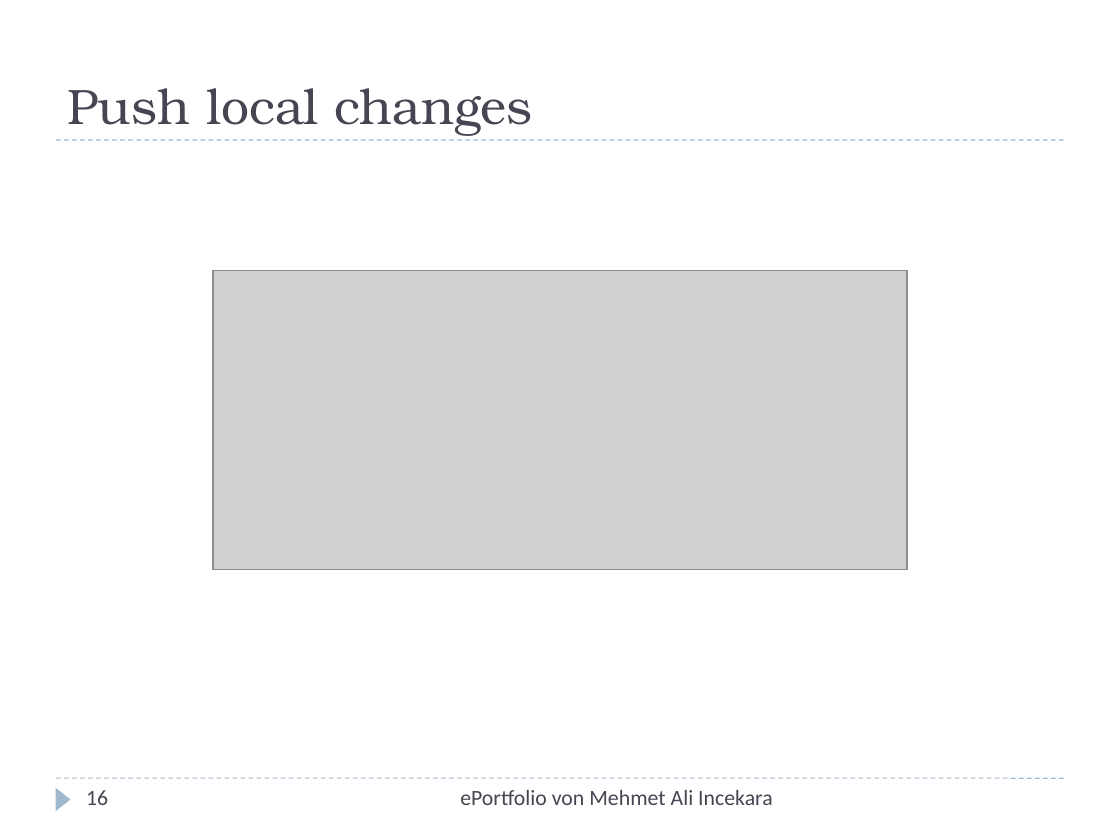
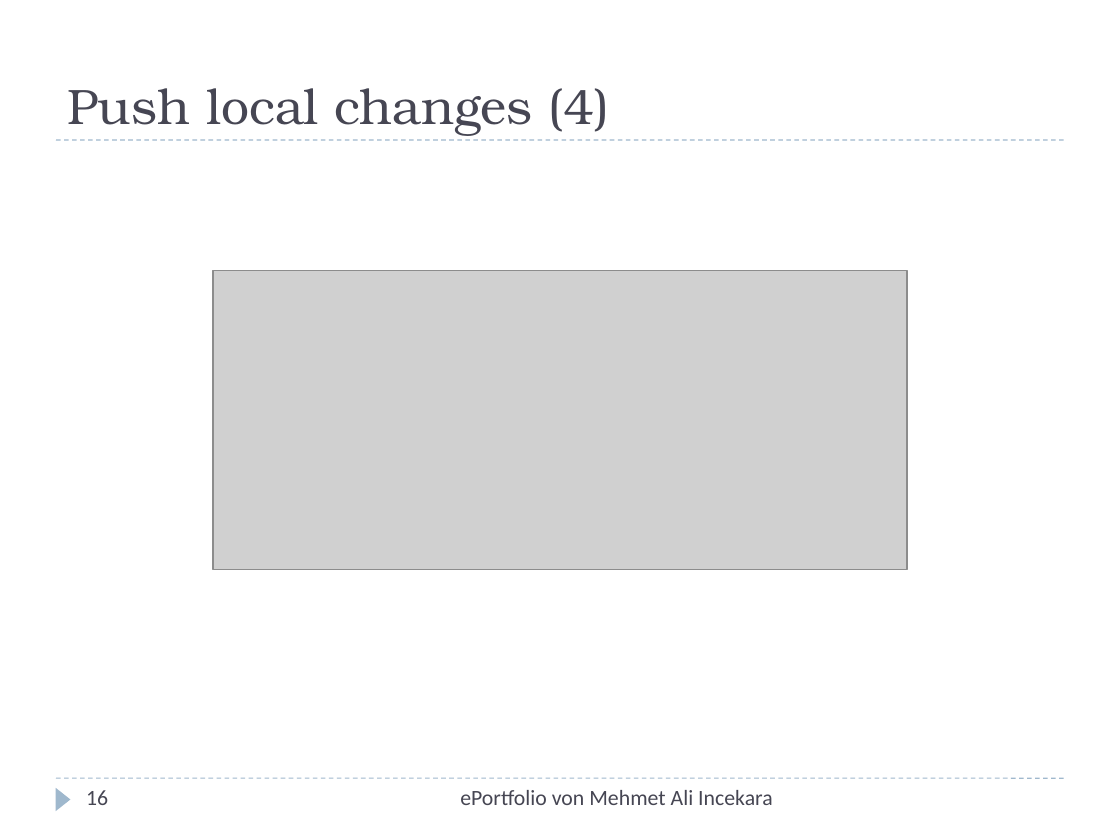
Before and after one commit to xnappy/ePortfolio, a slide deck: slide 16 of Tutorial.pptx. Drawn at 1120x840 pixels with LibreOffice and Linux fonts; fonts in the diff are those of the drawing; grey boxes stand for pictures. Boxes give left, top, right and bottom in pixels: in the first picture for what was removed or moved away, otherwise in the second. Text is boxed around its words. In the diff, an @@ line names an element or a change of style, - is before the commit and + after.

```diff
--- a/Tutorial.pptx
+++ b/Tutorial.pptx
@@ title at <box>67,88,609,136</box>: text changed @@
-Push local changes
+Push local changes (4)
```
Also in this commit, not shown: 12 other slides changed, 1 other file.
